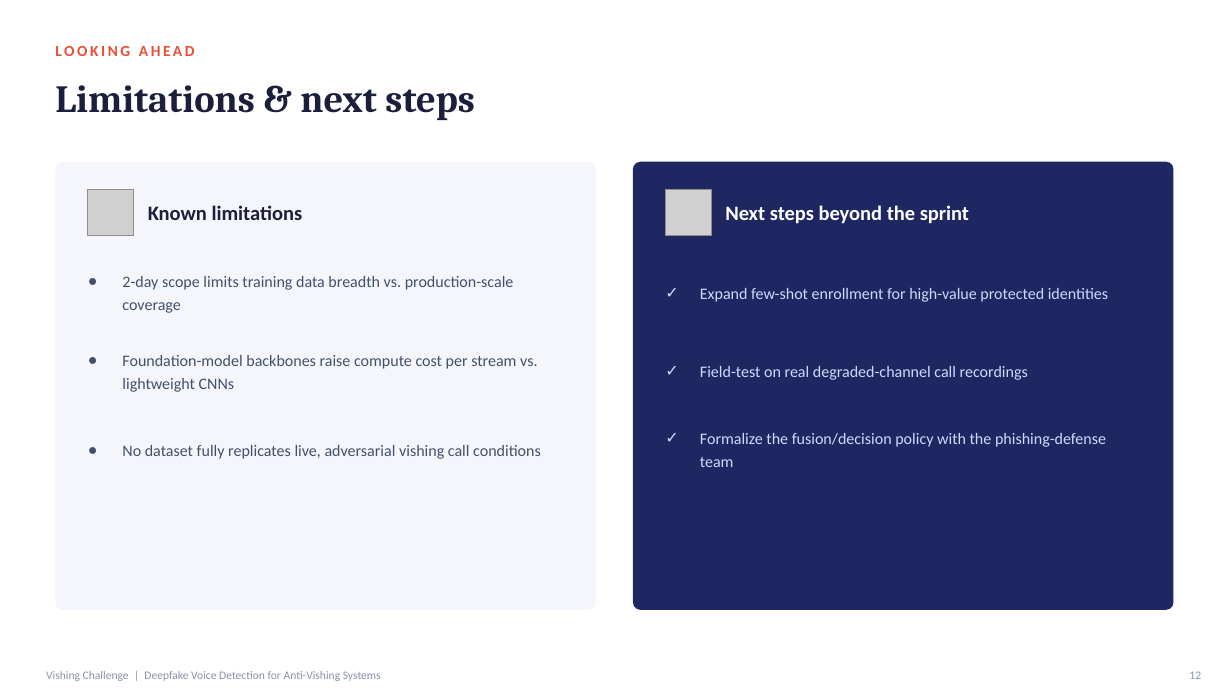
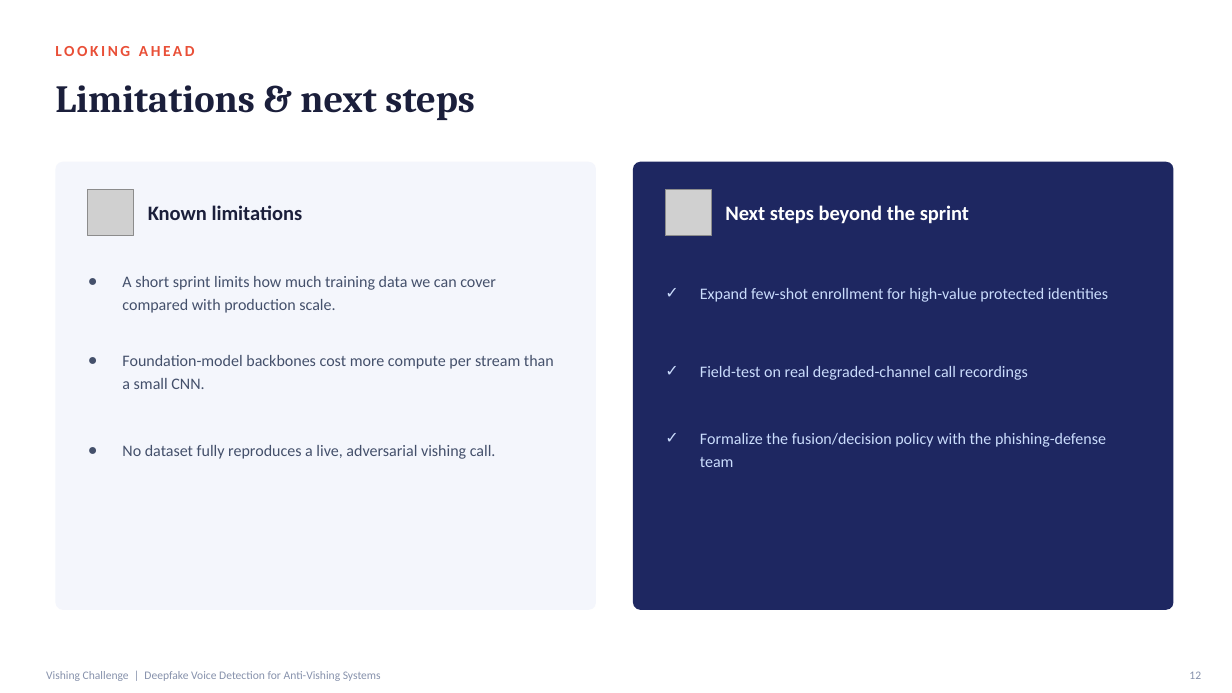
Before and after one commit to mertBiricik/vishing, a slide deck: slide 12 of slides/anti_vishing_proposal.pptx. Drawn at 1232x693 pixels with LibreOffice and Linux fonts; fonts in the diff are those of the drawing; grey boxes stand for pictures. Boxes give left, top, right and bottom in pixels: in the first picture for what was removed or moved away, otherwise in the second. Text is boxed around its words. In the diff, an @@ line names an element or a change of style, - is before the commit and + after.

Commit message:
Update anti-vishing proposal presentation files

```diff
--- a/slides/anti_vishing_proposal.pptx
+++ b/slides/anti_vishing_proposal.pptx
@@ text at (x1=122, y1=276, x2=496, y2=313): text changed @@
-● 2-day scope limits training data breadth vs. production-scale coverage
+● A short sprint limits how much training data we can cover compared with production scale.
@@ text at (x1=122, y1=355, x2=554, y2=389): text changed @@
-● Foundation-model backbones raise compute cost per stream vs. lightweight CNNs
+● Foundation-model backbones cost more compute per stream than a small CNN.
@@ text at (x1=122, y1=445, x2=496, y2=459): text changed @@
-● No dataset fully replicates live, adversarial vishing call conditions
+● No dataset fully reproduces a live, adversarial vishing call.
```
Also in this commit, not shown: 8 other slides changed, 1 other file.
